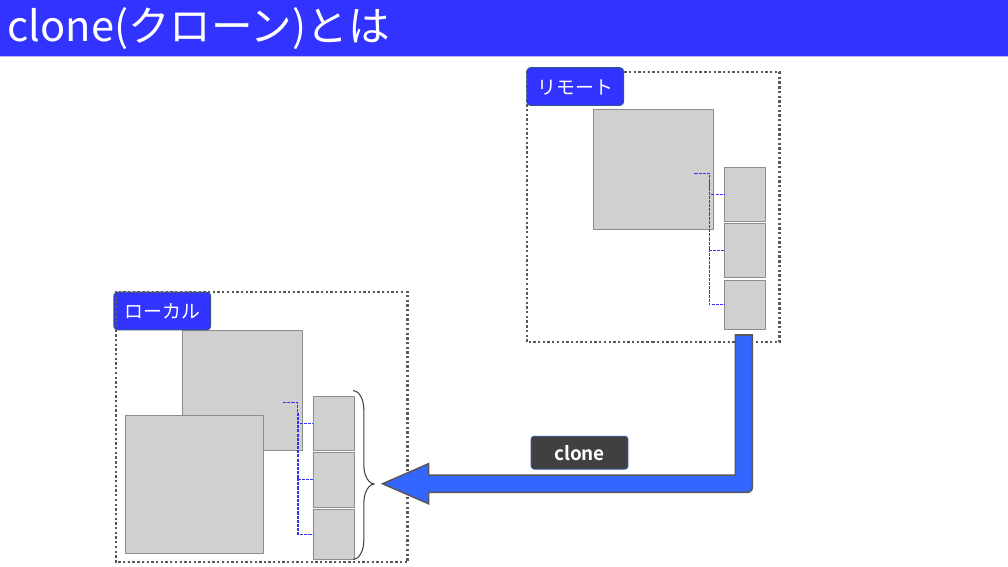
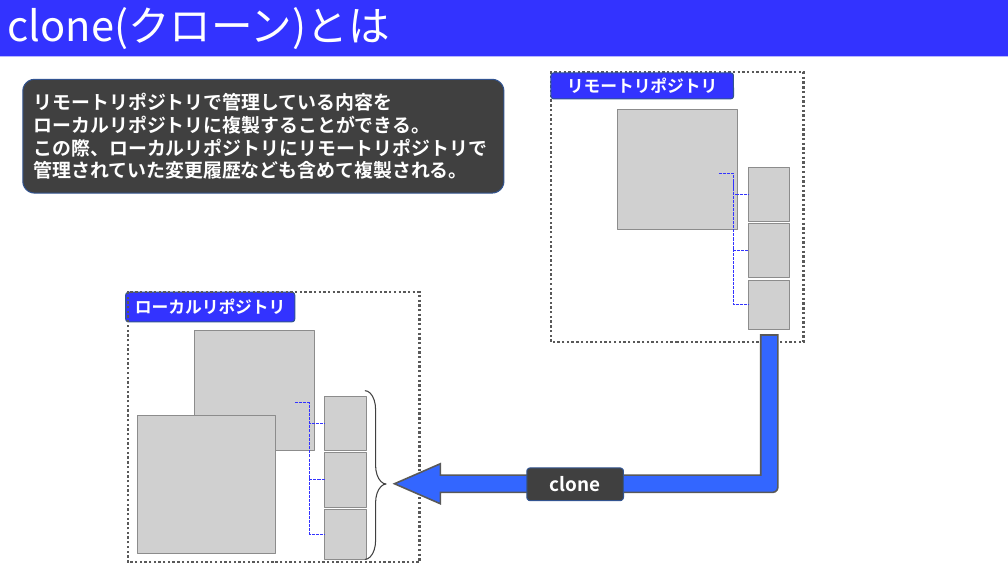
Before and after one commit to Kazu23-dot/Document, a slide deck: slide 2 of Git基本操作一覧.pptx. Drawn at 1008x567 pixels with LibreOffice and Linux fonts; fonts in the diff are those of the drawing; grey boxes stand for pictures. Boxes give left, top, right and bottom in pixels: in the first picture for what was removed or moved away, otherwise in the second. Text is boxed around its words. In the diff, an @@ line names an element or a change of style, - is before the commit and + after.

Commit message:
内容更新

```diff
--- a/Git基本操作一覧.pptx
+++ b/Git基本操作一覧.pptx
@@ rounded rectangle added at (23, 79, 504, 194), fill #404040, outline #325491 1 pt, 18 pt, text #FFFFFF, bold @@
+リモートリポジトリで管理している内容を
+ローカルリポジトリに複製することができる。
+この際、ローカルリポジトリにリモートリポジトリで
+管理されていた変更履歴なども含めて複製される。
@@ rounded rectangle "リモートリポジトリ": place and size @@
-rounded rectangle "リモートリポジトリ" at (527, 68, 624, 106)
+rounded rectangle "リモートリポジトリ" at (551, 73, 734, 98)
@@ text in rounded rectangle at (567, 77, 718, 93): text changed; size 18 to 16 pt; bold on @@
-リモート
+リモートリポジトリ
@@ 4 pictures, 3 elbow lines, 1 rectangle: place and size @@
-4 pictures, 3 elbow lines, 1 rectangle at (527, 73, 780, 343)
+4 pictures, 3 elbow lines, 1 rectangle at (551, 73, 804, 343)
@@ rounded rectangle "ローカルリポジトリ": place and size @@
-rounded rectangle "ローカルリポジトリ" at (114, 293, 211, 330)
+rounded rectangle "ローカルリポジトリ" at (126, 293, 295, 322)
@@ text in rounded rectangle at (135, 298, 286, 314): text changed; size 18 to 16 pt; bold on @@
-ローカル
+ローカルリポジトリ
@@ bent arrow: place and size @@
-bent arrow at (383, 335, 752, 504)
+bent arrow at (395, 335, 778, 504)
@@ 5 pictures, 3 elbow lines, 1 rectangle, 1 right brace: place and size @@
-5 pictures, 3 elbow lines, 1 rectangle, 1 right brace at (116, 293, 408, 563)
+5 pictures, 3 elbow lines, 1 rectangle, 1 right brace at (128, 293, 420, 563)
@@ rounded rectangle "clone": place and size @@
-rounded rectangle "clone" at (532, 436, 628, 469)
+rounded rectangle "clone" at (527, 468, 624, 501)
```
Also in this commit, not shown: 1 slide added.
